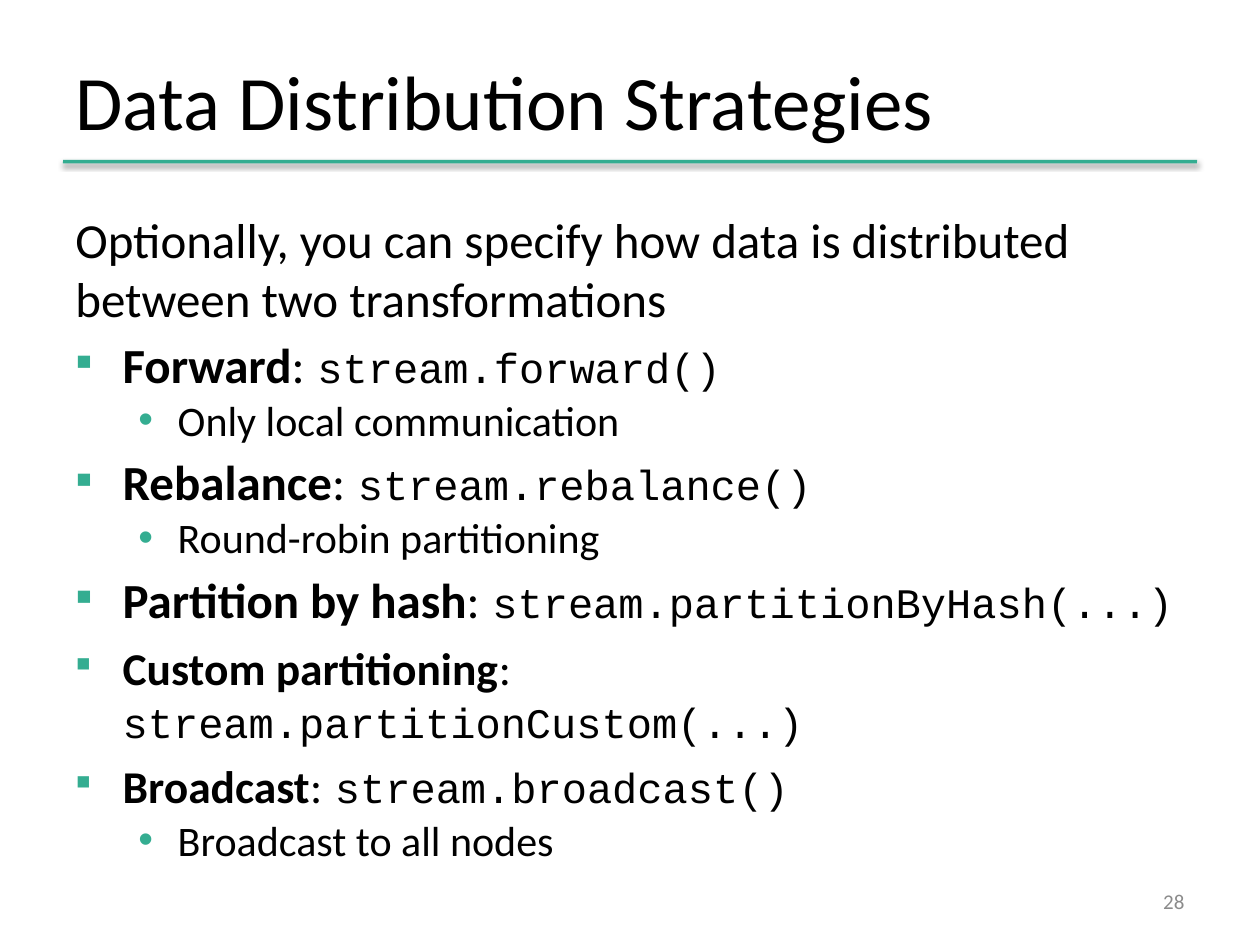
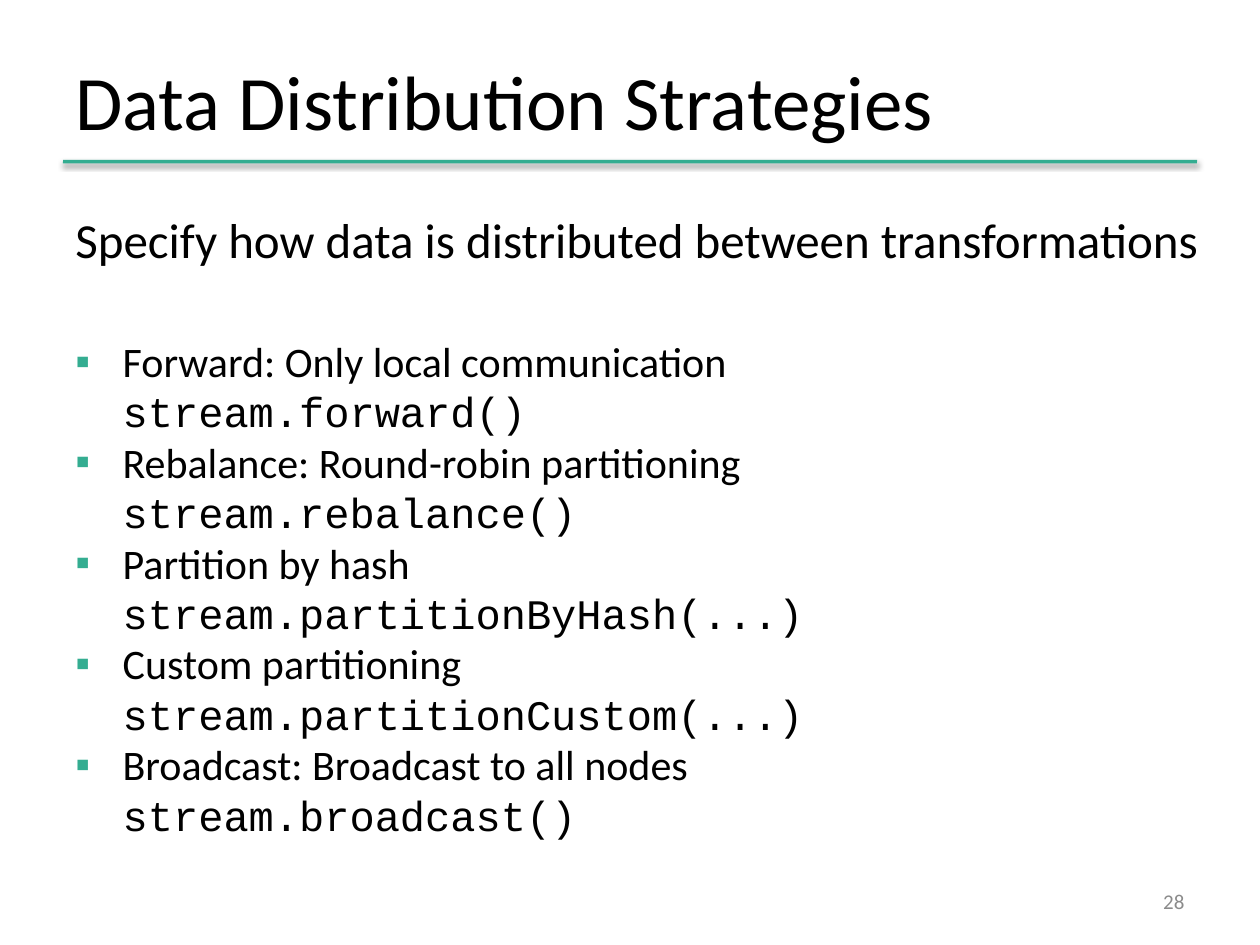
Before and after one commit to dataArtisans/flink-training-web, a slide deck: slide 28 of slides/flink_stream_basics.pptx. Drawn at 1260x945 pixels with LibreOffice and Linux fonts; fonts in the diff are those of the drawing; background and template pictures are left out. Boxes give left, top, right and bottom in pixels: in the first picture for what was removed or moved away, otherwise in the second. Text is boxed around its words. In the diff, an @@ line names an element or a change of style, - is before the commit and + after.

```diff
--- a/slides/flink_stream_basics.pptx
+++ b/slides/flink_stream_basics.pptx
@@ rectangle "Specify how data is distributed ...": place and size @@
-rectangle "Specify how data is distributed ..." at (75, 224, 1173, 857)
+rectangle "Specify how data is distributed ..." at (63, 203, 1249, 844)
@@ rectangle "Specify how data is distributed ..." at (63, 203, 1249, 844): outline none to #FFFFFF 0.75 pt @@
@@ text in rectangle at (75, 224, 1198, 840): text changed @@
-Optionally, you can specify how data is distributed between two transformations
-▪ Forward: stream.forward()
-  • Only local communication
-▪ Rebalance: stream.rebalance()
-  • Round-robin partitioning
-▪ Partition by hash: stream.partitionByHash(...)
-▪ Custom partitioning: stream.partitionCustom(...)
-▪ Broadcast: stream.broadcast()
-  • Broadcast to all nodes
+Specify how data is distributed between transformations
+  ▪ Forward: Only local communication
+    stream.forward()
+▪ Rebalance: Round-robin partitioning
+  stream.rebalance()
+▪ Partition by hash
+  stream.partitionByHash(...)
+▪ Custom partitioning
+  stream.partitionCustom(...)
+▪ Broadcast: Broadcast to all nodes
+  stream.broadcast()
```
Also in this commit, not shown: 9 other slides changed, 4 other files.
